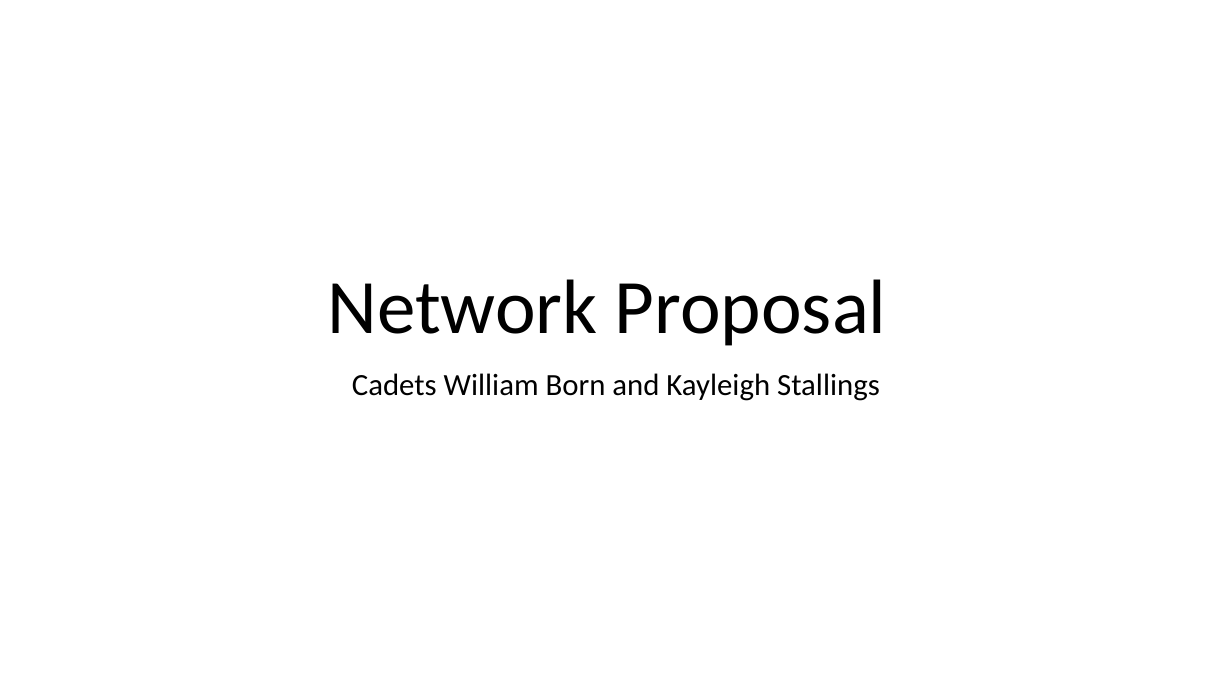
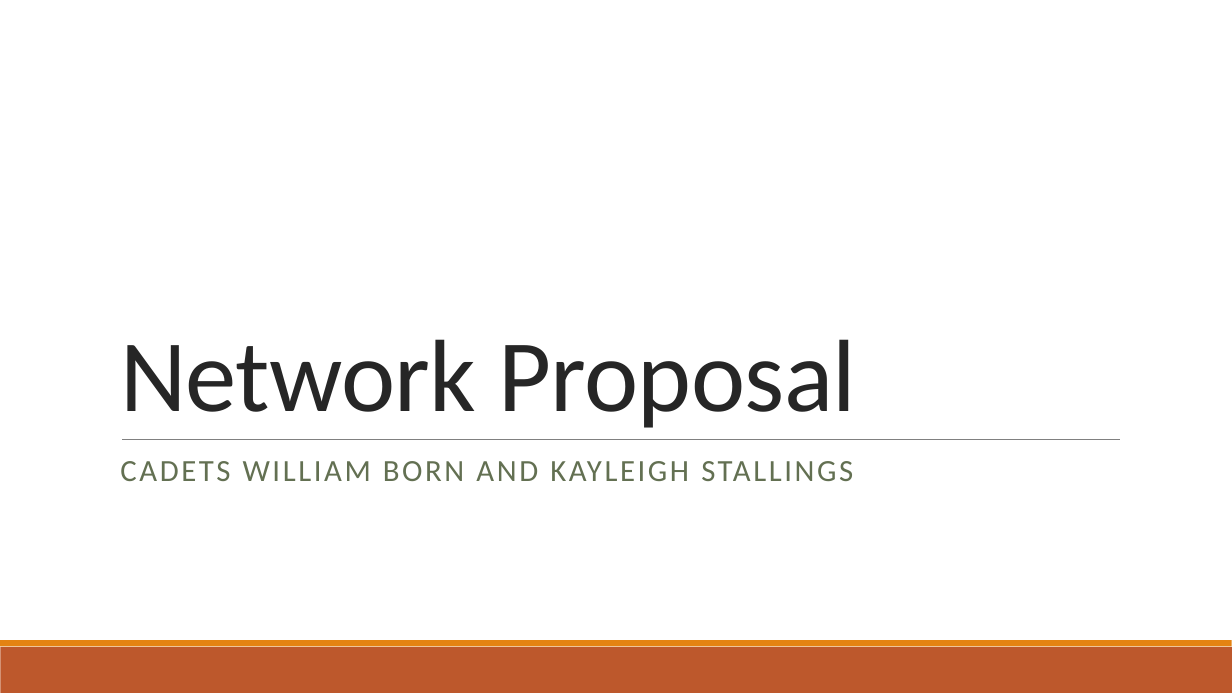
Before and after one commit to wkborn/cy350project, a slide deck: slide 1 of Network Proposal.pptx. Drawn at 1232x693 pixels with LibreOffice and Linux fonts; fonts in the diff are those of the drawing. Boxes give left, top, right and bottom in pixels: in the first picture for what was removed or moved away, otherwise in the second. Text is boxed around its words. In the diff, an @@ line names an element or a change of style, - is before the commit and + after.

```diff
--- a/Network Proposal.pptx
+++ b/Network Proposal.pptx
@@ title "Network Proposal" moved from (x1=328, y1=279, x2=887, y2=346) to (x1=120, y1=339, x2=856, y2=428) @@
@@ title "Network Proposal" at (x1=120, y1=339, x2=856, y2=428): size 60 to 80 pt, text colour #000000 to #262626, letter spacing 0 to -0.5 pt; alignment centre to left; line spacing 0.9 to 0.85 @@
@@ line added from (122, 439) to (1120, 439), #808080 0.5 pt @@
@@ subtitle at (x1=120, y1=461, x2=853, y2=481): text changed; text colour #000000 to #637052 @@
-Cadets William Born and Kayleigh Stallings
+CADETS WILLIAM BORN AND KAYLEIGH STALLINGS
@@ rectangle added at (x1=0, y1=647, x2=1232, y2=693), fill #BD582C @@
@@ rectangle added at (x1=0, y1=640, x2=1232, y2=647), fill #E48312 @@
```
Also in this commit, not shown: 5 other slides changed, 3 slides added, 6 slides removed.
